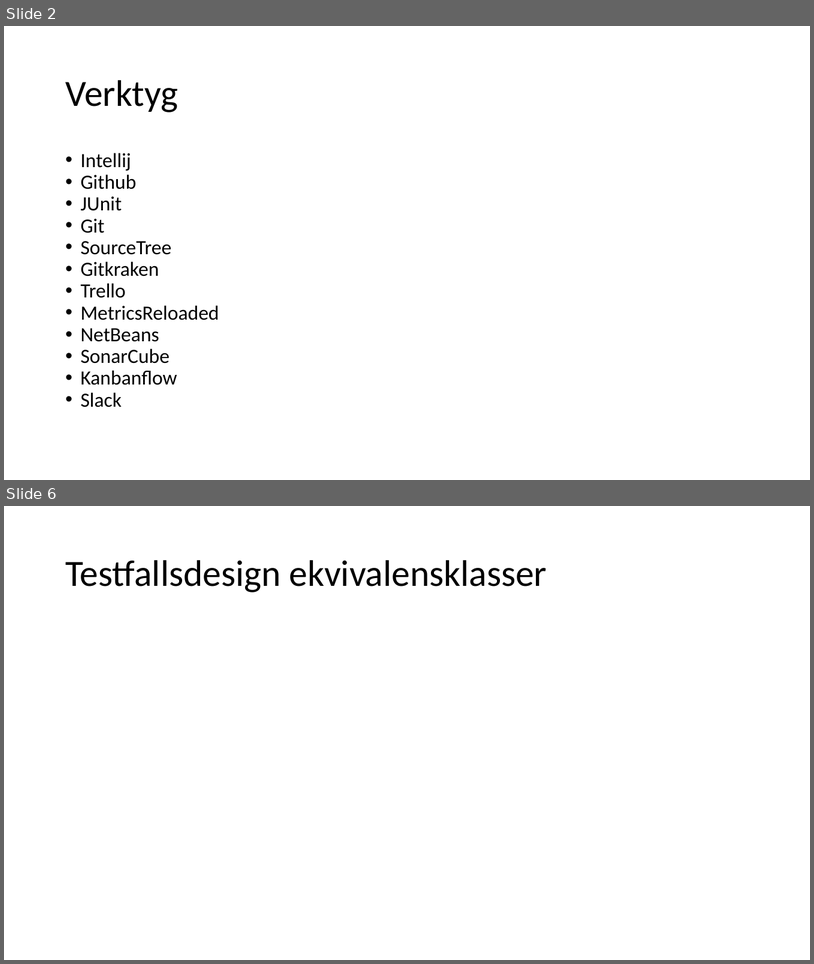
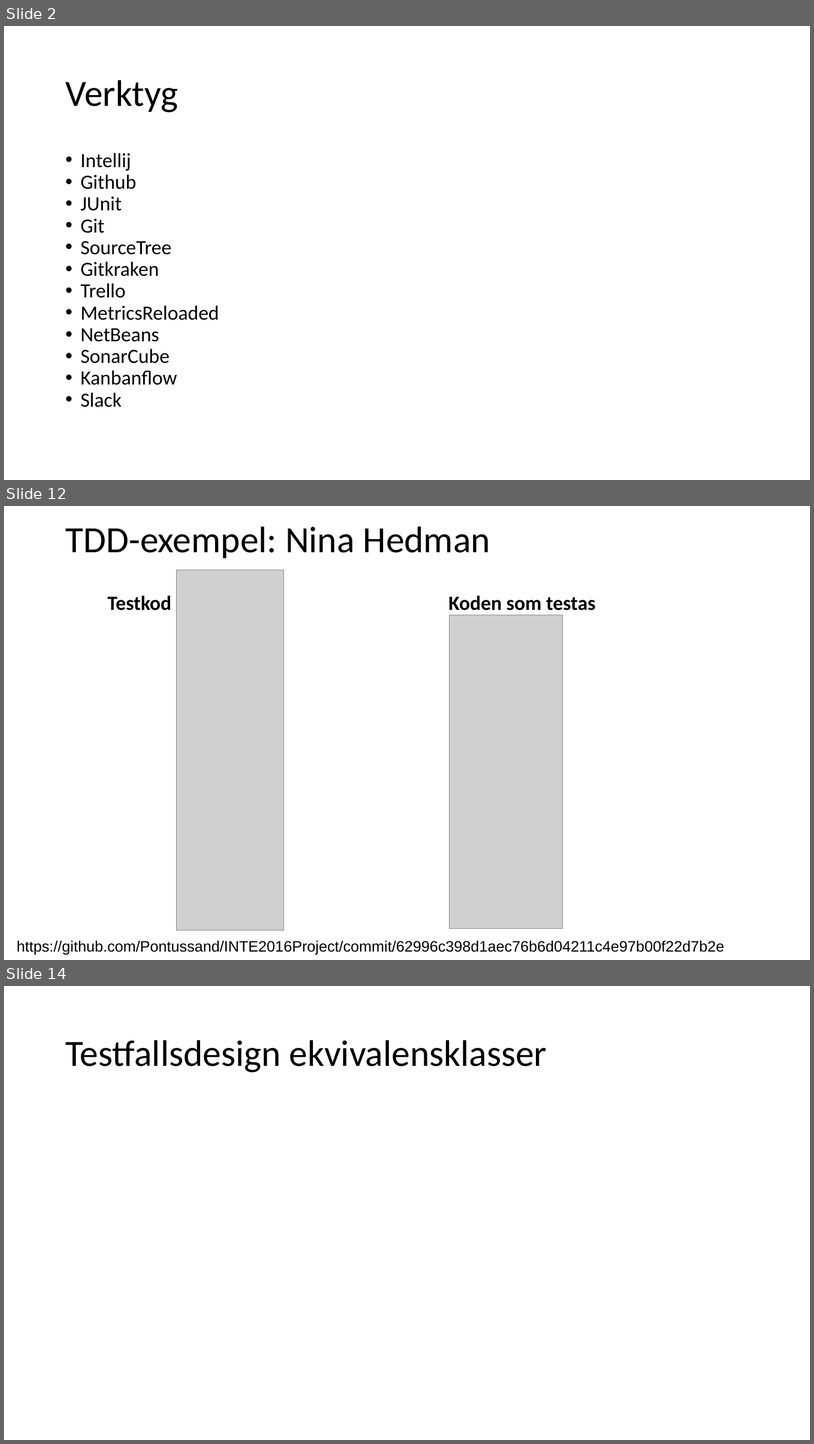
Before and after one commit to Pontussand/INTE2016Project, a slide deck: reports/Slutredovisning/slutredovisning_grupp2.pptx. Shown one above the other, each under a label of ours: slides 2 and 6 before the commit, slides 2, 12 and 14 after it; the slides between them are not shown. The pictures are 814x964 and 814x1444 pixels, drawn with LibreOffice and Linux fonts; fonts in the diff are those of the drawing; grey boxes stand for pictures. Boxes give left, top, right and bottom in pixels: in the first picture for what was removed or moved away, otherwise in the second. Text is boxed around its words. In the diff, an @@ line names an element or a change of style, - is before the commit and + after.

```diff
--- a/reports/Slutredovisning/slutredovisning_grupp2.pptx
+++ b/reports/Slutredovisning/slutredovisning_grupp2.pptx
@@ slide 12 added at box(4, 506, 810, 960), background #FFFFFF @@
@@ text added at box(66, 526, 491, 558), 44 pt, text #000000 @@
+TDD-exempel: Nina Hedman
@@ picture added at box(176, 570, 284, 930) @@
@@ text added at box(108, 595, 172, 610), 24 pt, text #000000, bold @@
+Testkod
@@ text added at box(449, 595, 596, 615), 24 pt, text #000000, bold @@
+Koden som testas
@@ picture added at box(450, 615, 563, 928) @@
@@ text added at box(17, 940, 725, 954), 18 pt, text #000000 @@
+https://github.com/Pontussand/INTE2016Project/commit/62996c398d1aec76b6d04211c4e97b00f22d7b2e
@@ what was slide 6 is now slide 14 @@
```
Also in this commit, not shown: 5 slides changed, 7 other slides added, 4 other files.
